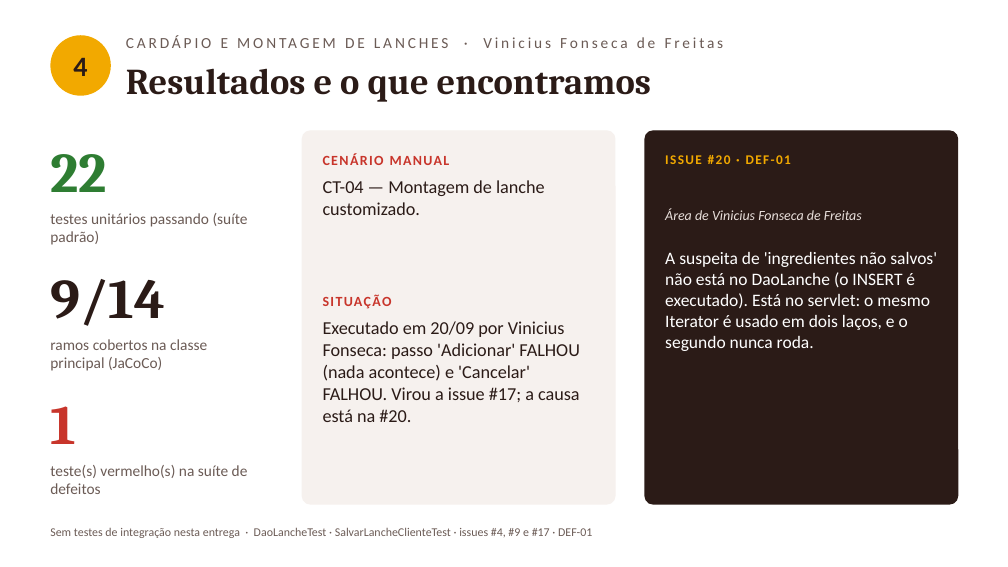
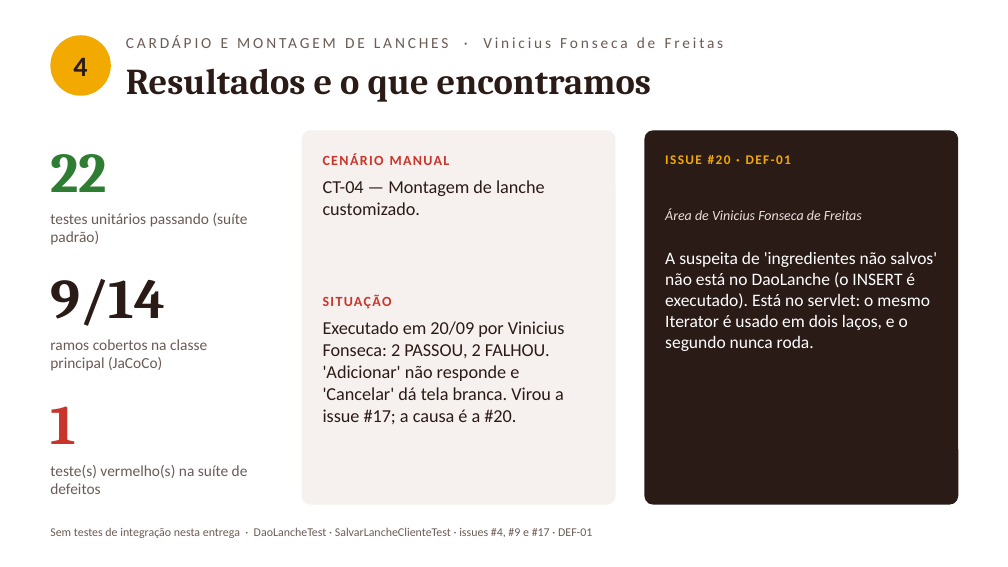
Before and after one commit to vini-pinheiro/trabalho-qualidade-e-teste-de-software, a slide deck: slide 9 of docs/entrega-1/apresentacao/apresentacao-entrega-1.pptx. Drawn at 1008x567 pixels with LibreOffice and Linux fonts; fonts in the diff are those of the drawing. Boxes give left, top, right and bottom in pixels: in the first picture for what was removed or moved away, otherwise in the second. Text is boxed around its words. In the diff, an @@ line names an element or a change of style, - is before the commit and + after.

Commit message:
docs: casos de teste manuais, plano e apresentação projetada no README
- cinco casos manuais executados, um por integrante, com prints
- deck e roteiro atualizados com os resultados reais dos manuais
- cinco defeitos novos encontrados nos manuais, registrados no relatório
- README do repositório mostra a apresentação e o resumo da entrega

```diff
--- a/docs/entrega-1/apresentacao/apresentacao-entrega-1.pptx
+++ b/docs/entrega-1/apresentacao/apresentacao-entrega-1.pptx
@@ text at [323,321,565,424]: text changed @@
-Executado em 20/09 por Vinicius Fonseca: passo 'Adicionar' FALHOU (nada acontece) e 'Cancelar' FALHOU. Virou a issue #17; a causa está na #20.
+Executado em 20/09 por Vinicius Fonseca: 2 PASSOU, 2 FALHOU. 'Adicionar' não responde e 'Cancelar' dá tela branca. Virou a issue #17; a causa é a #20.
```
Also in this commit, not shown: 5 other slides changed, 12 other files.
